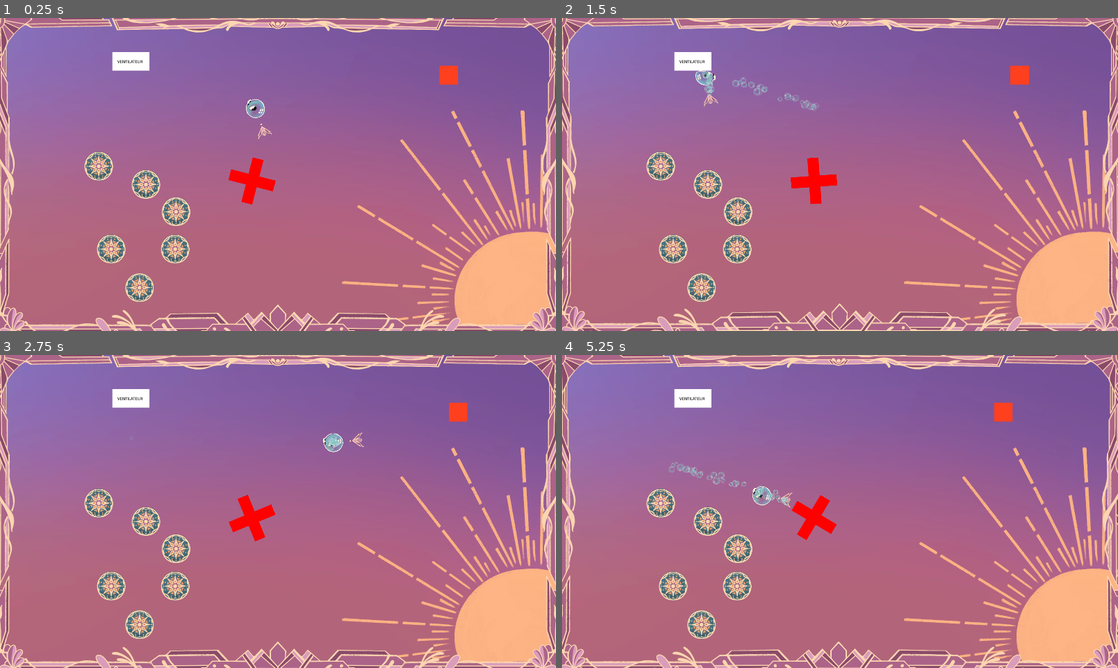
Above: before the commit, frames 1-4 (two rows, left to right).
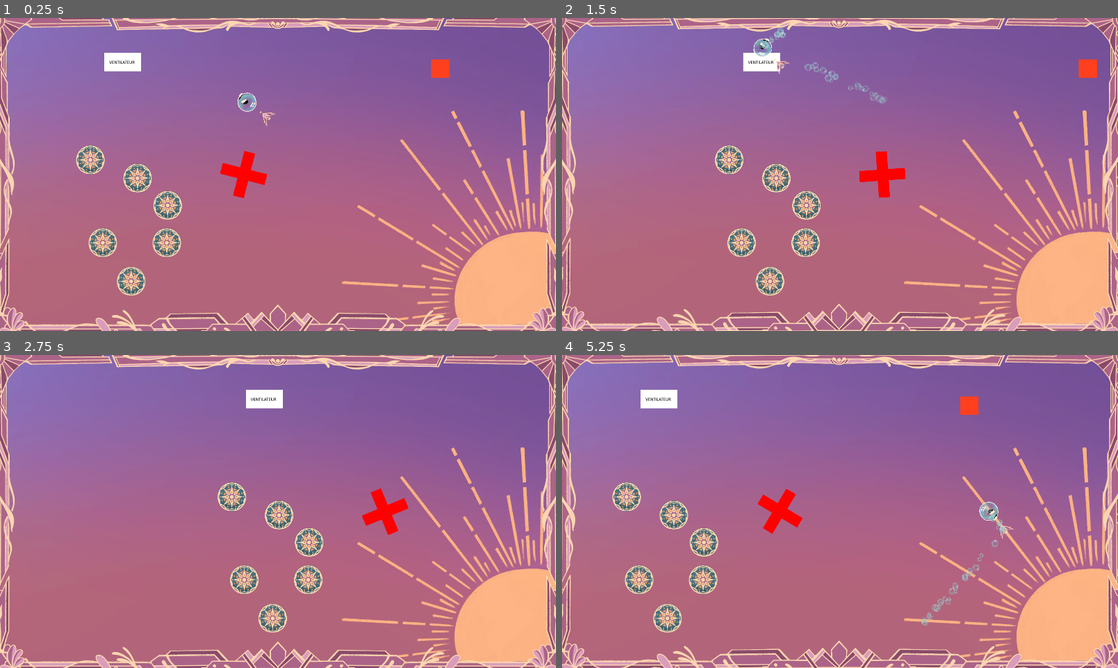
Above: after the commit, the same moments.

Repository: davifarhi/GGJ25-CrashSim-Untitled
Game: Godot game, scene res://scenes/TestPhysique.tscn
Two runs of this game, one before a commit and one after it. Both use one fixed random seed, a clock stepped at 60 frames per second and the inputs below.
Inputs (mouse positions are in pixels of both pictures, inside the frame that each line leads up to):
- Up to frame 1 (0.25 s): no input
- Up to frame 2 (1.5 s): move the mouse to (962, 158) at 0.52 s; click (962, 158) at 0.6 s; move the mouse to (728, 190) at 1.27 s; click (728, 190) at 1.35 s
- Up to frame 3 (2.75 s): move the mouse to (333, 442) at 2.02 s; hold Delete from 2.03 s (still down); click (333, 442) at 2.3 s
- Up to frame 4 (5.25 s): move the mouse to (812, 574) at 2.77 s; release Delete at 2.78 s; click (812, 574) at 2.85 s; move the mouse to (1006, 558) at 3.52 s; click (1006, 558) at 3.6 s; move the mouse to (673, 464) at 4.27 s; tap Delete at 4.35 s; click (673, 464) at 4.55 s; move the mouse to (867, 511) at 5.02 s; click (867, 511) at 5.1 s

The runs differ from the first frame. In frame 1, 4.5% of the frame differs, in the area x 13-83%, y 10-91%; in frame 2, 11%; in frame 3, 6.6%; in frame 4, 12%, in the area x 0-100%, y 0-100%.

Commit message:
Add camera

Diff:
--- a/ggj-crashsim-untilted/scenes/TestPhysique.tscn
+++ b/ggj-crashsim-untilted/scenes/TestPhysique.tscn
@@ -6,13 +6,13 @@
 [ext_resource type="PackedScene" uid="uid://dr8qcb8xad7lc" path="res://scenes/obstacles/wind_turbine.tscn" id="4_mii5k"]
 [ext_resource type="PackedScene" uid="uid://d0pchhp267oy1" path="res://scenes/obstacles/turning_cross.tscn" id="5_rueeh"]
 [ext_resource type="PackedScene" uid="uid://bqtpxlro4lj3d" path="res://scenes/obstacles/level_decoration.tscn" id="6_deit5"]
+[ext_resource type="Script" path="res://scenes/camera.gd" id="8_4yfiy"]
 [ext_resource type="PackedScene" uid="uid://cj4gw1uwfjl7x" path="res://scenes/obstacles/moving_wall_2x_2.tscn" id="8_mhv05"]
 
 [node name="Node2D" type="Node2D"]
 
-[node name="LevelDecoration" parent="." instance=ExtResource("6_deit5")]
-
 [node name="Obstacle" type="Node2D" parent="."]
+position = Vector2(-989, -562)
 
 [node name="RoundBumper" parent="Obstacle" instance=ExtResource("2_pe7dj")]
 position = Vector2(384, 797)
@@ -33,11 +33,12 @@
 position = Vector2(482, 930)
 
 [node name="WindTurbine" parent="Obstacle" node_paths=PackedStringArray("windbox_shape") instance=ExtResource("4_mii5k")]
-position = Vector2(451, 183)
+position = Vector2(452, 207)
 windbox_shape = NodePath("WindTurbineShape")
 
 [node name="WindTurbineShape" type="Sprite2D" parent="Obstacle/WindTurbine"]
-position = Vector2(1.90735e-06, 52)
+visible = false
+position = Vector2(2, 63)
 texture = ExtResource("2_3b3qt")
 
 [node name="WindTurbine2" parent="Obstacle" node_paths=PackedStringArray("windbox_shape") instance=ExtResource("4_mii5k")]
@@ -58,8 +59,13 @@
 displacementTime = 0.5
 
 [node name="Boubou" parent="." instance=ExtResource("1_tasia")]
-position = Vector2(883, 313)
+position = Vector2(-106, -249)
 rotation = 1.01578
 bounceDecay = 10.0
 
-[connection signal="JuiceOnInpulse" from="Boubou" to="LevelDecoration" method="_on_boubou_juice_on_inpulse"]
+[node name="Camera2D" type="Camera2D" parent="."]
+script = ExtResource("8_4yfiy")
+
+[node name="LevelDecoration" parent="Camera2D" instance=ExtResource("6_deit5")]
+
+[connection signal="JuiceOnInpulse" from="Boubou" to="Camera2D/LevelDecoration" method="_on_boubou_juice_on_inpulse"]
--- /dev/null
+++ b/ggj-crashsim-untilted/scenes/camera.gd
@@ -0,0 +1,21 @@
+extends Camera2D
+
+@onready var boubou:Boubou = $"../Boubou" # bof
+@export var l_back = 2./3
+@export var l_forw = 1./4 # limit of movement
+
+# Called when the node enters the scene tree for the first time.
+func _ready() -> void:
+	pass # Replace with function body.
+
+
+# Called every frame. 'delta' is the elapsed time since the previous frame.
+func _process(delta: float) -> void:
+	var d = boubou.position.x - position.x
+	var ratio = d / get_window().get_size().x * 2
+	if boubou.linear_velocity.x < 0:
+		if ratio < -l_back:
+			translate(Vector2(boubou.linear_velocity.x * delta, 0))
+	elif boubou.linear_velocity.x > 0:
+		if ratio > l_forw:
+			translate(Vector2(boubou.linear_velocity.x * delta, 0))
--- a/ggj-crashsim-untilted/scenes/levels/level3.tscn
+++ b/ggj-crashsim-untilted/scenes/levels/level3.tscn
@@ -50,7 +50,7 @@
 position = Vector2(676, 249)
 
 [node name="RoundBumper3" parent="." instance=ExtResource("4_ee4q3")]
-position = Vector2(1343, 470)
+position = Vector2(1339, 491)
 
 [node name="RoundBumper4" parent="." instance=ExtResource("4_ee4q3")]
 position = Vector2(1555, 576)
@@ -63,3 +63,5 @@
 
 [node name="Spikes4" parent="." instance=ExtResource("5_vfllr")]
 position = Vector2(1428, 687)
+
+[connection signal="JuiceOnInpulse" from="Boubou" to="LevelDecoration" method="_on_boubou_juice_on_inpulse"]
--- a/ggj-crashsim-untilted/scenes/obstacles/level_decoration.tscn
+++ b/ggj-crashsim-untilted/scenes/obstacles/level_decoration.tscn
@@ -17,16 +17,14 @@
 z_index = -1000
 scale = Vector2(0.5, 0.5)
 texture = ExtResource("1_vlwus")
-centered = false
 
 [node name="Foreground" type="Sprite2D" parent="."]
 z_index = 1000
 scale = Vector2(0.5, 0.5)
 texture = ExtResource("2_kqdls")
-centered = false
-offset = Vector2(-100, -100)
 
 [node name="LevelWalls" type="Node2D" parent="."]
+position = Vector2(-954, -540)
 
 [node name="UpperWall" type="StaticBody2D" parent="LevelWalls"]
 physics_material_override = ExtResource("3_i76to")
Not shown: 1 places in ggj-crashsim-untilted/scenes/Boubou.tscn that only renumber resources
Not shown: 1 places in ggj-crashsim-untilted/scenes/TestPhysique.tscn that only renumber resources
Not shown, changed: ggj-crashsim-untilted/assets/Thumbs.db
